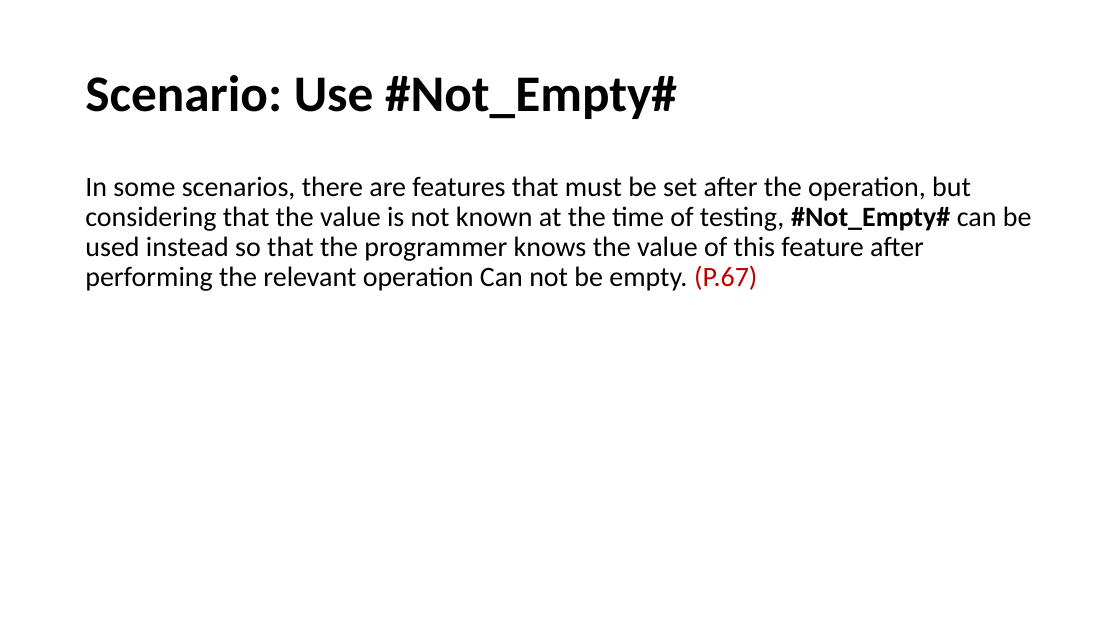
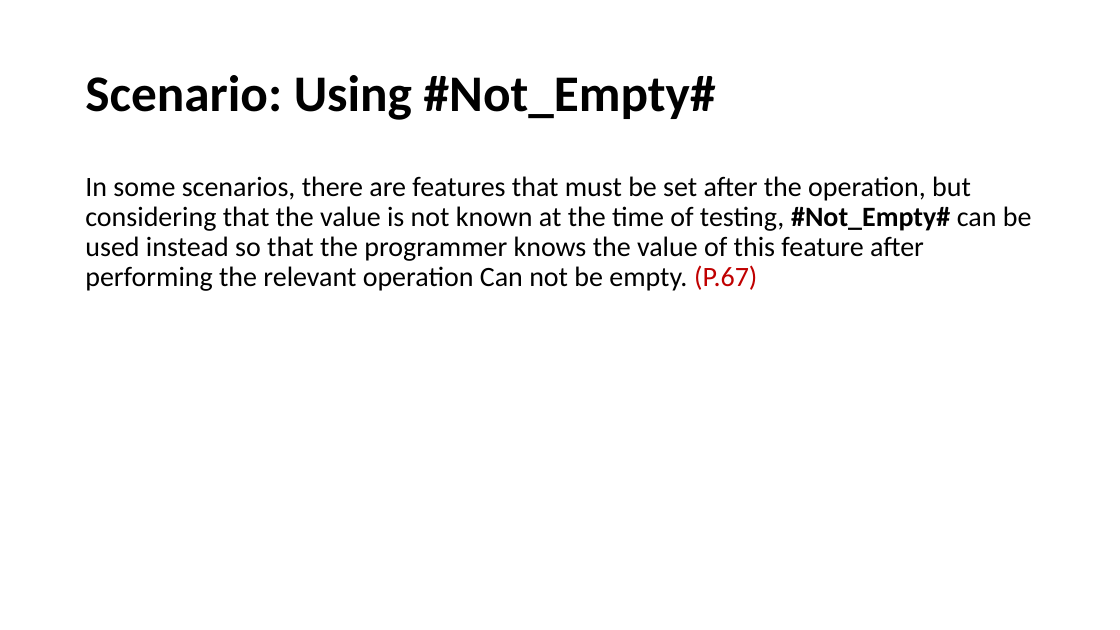
Before and after one commit to fmontazeri/Knowledeg, a slide deck: slide 68 of Gherkin.pptx. Drawn at 1120x630 pixels with LibreOffice and Linux fonts; fonts in the diff are those of the drawing. Boxes give left, top, right and bottom in pixels: in the first picture for what was removed or moved away, otherwise in the second. Text is boxed around its words. In the diff, an @@ line names an element or a change of style, - is before the commit and + after.

```diff
--- a/Gherkin.pptx
+++ b/Gherkin.pptx
@@ title at box(85, 75, 716, 120): text changed @@
-Scenario: Use #Not_Empty#
+Scenario: Using #Not_Empty#
```
Also in this commit, not shown: 5 other slides changed.
